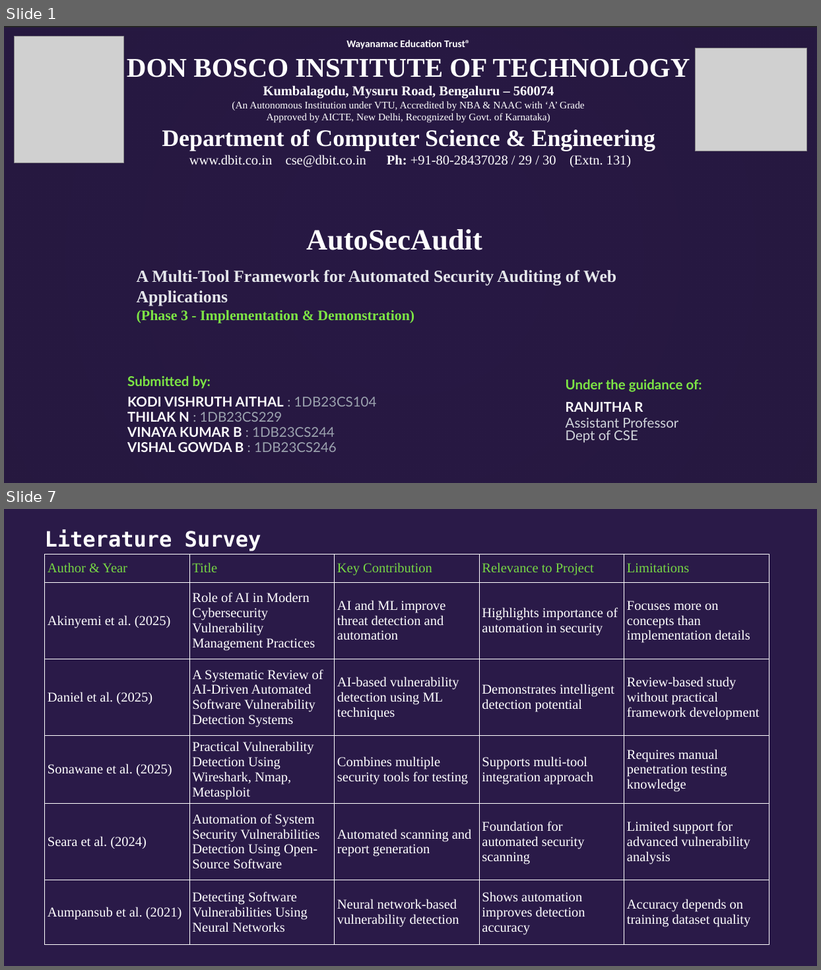
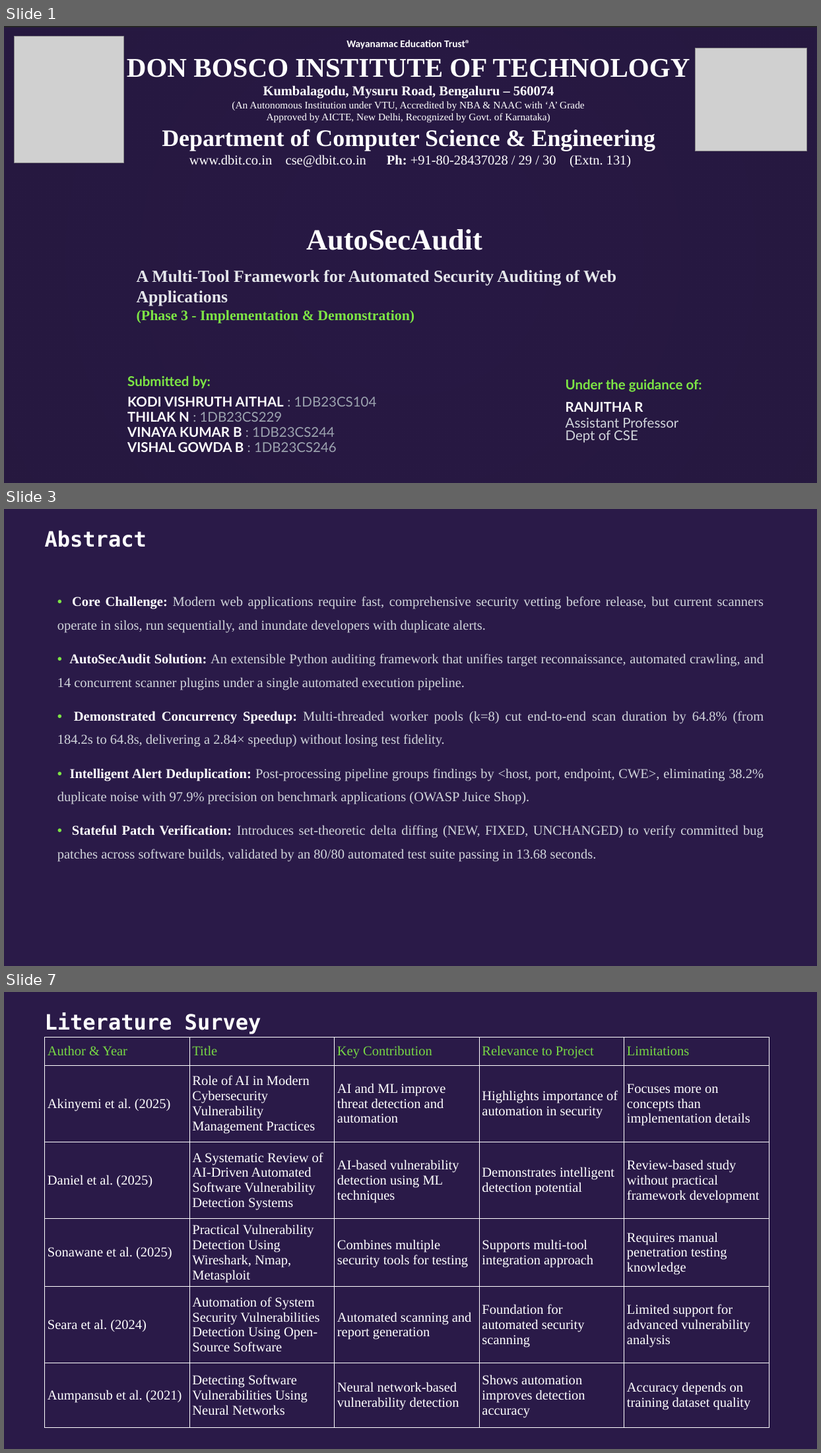
Before and after one commit to NEXUS-888/AutoSecAudit, a slide deck: Presentation/AutoSecAudit - Phase 3 Presentation.pptx. Shown one above the other, each under a label of ours: slides 1 and 7 before the commit, slides 1, 3 and 7 after it; the slides between them are not shown. The pictures are 821x970 and 821x1453 pixels, drawn with LibreOffice and Linux fonts; fonts in the diff are those of the drawing; grey boxes stand for pictures; background and template pictures are left out; a plain dark background stands for a picture behind light text. Boxes give left, top, right and bottom in pixels: in the first picture for what was removed or moved away, otherwise in the second. Text is boxed around its words. In the diff, an @@ line names an element or a change of style, - is before the commit and + after.

Commit message:
feat(liveness): add pre-flight target reachability check across CLI, Web UI, Engine, and MCP

```diff
--- a/Presentation/AutoSecAudit - Phase 3 Presentation.pptx
+++ b/Presentation/AutoSecAudit - Phase 3 Presentation.pptx
@@ slide 3 added at box(4, 509, 817, 966), background #2A1A48 @@
@@ text added at box(45, 530, 147, 547), 25 pt, text #FFFFFF, bold @@
+Abstract
@@ text added at box(57, 596, 764, 862), 16 pt, text #D1D5DB @@
+• Core Challenge: Modern web applications require fast, comprehensive security vetting before release, but current scanners operate in silos, run sequentially, and inundate developers with duplicate alerts.
+• AutoSecAudit Solution: An extensible Python auditing framework that unifies target reconnaissance, automated crawling, and 14 concurrent scanner plugins under a single automated execution pipeline.
+• Demonstrated Concurrency Speedup: Multi-threaded worker pools (k=8) cut end-to-end scan duration by 64.8% (from 184.2s to 64.8s, delivering a 2.84× speedup) without losing test fidelity.
+• Intelligent Alert Deduplication: Post-processing pipeline groups findings by <host, port, endpoint, CWE>, eliminating 38.2% duplicate noise with 97.9% precision on benchmark applications (OWASP Juice Shop).
+• Stateful Patch Verification: Introduces set-theoretic delta diffing (NEW, FIXED, UNCHANGED) to verify committed bug patches across software builds, validated by an 80/80 automated test suite passing in 13.68 seconds.
```
Also in this commit, not shown: 13 slides changed, 5 other slides added, 7 slides removed, 41 other files.
